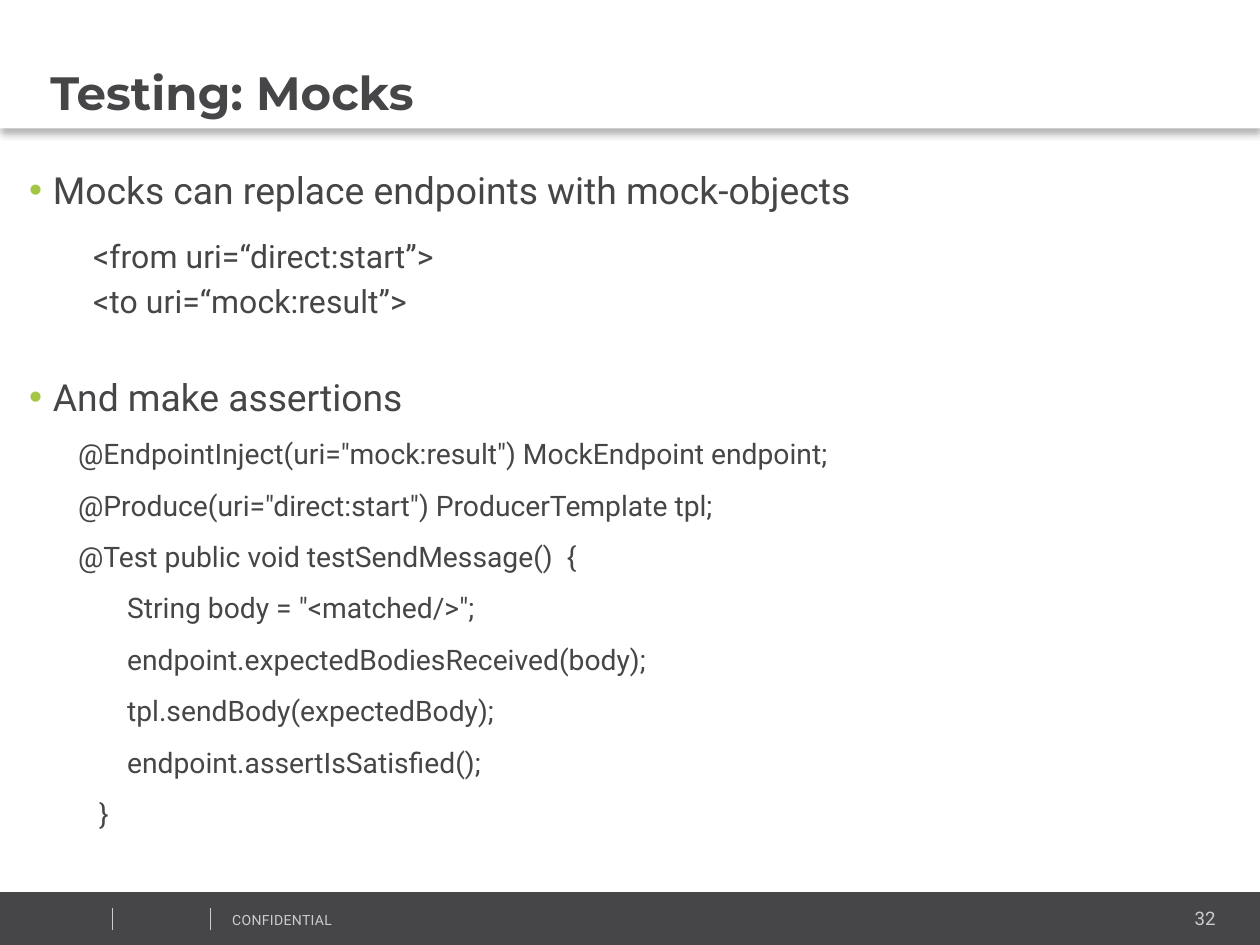
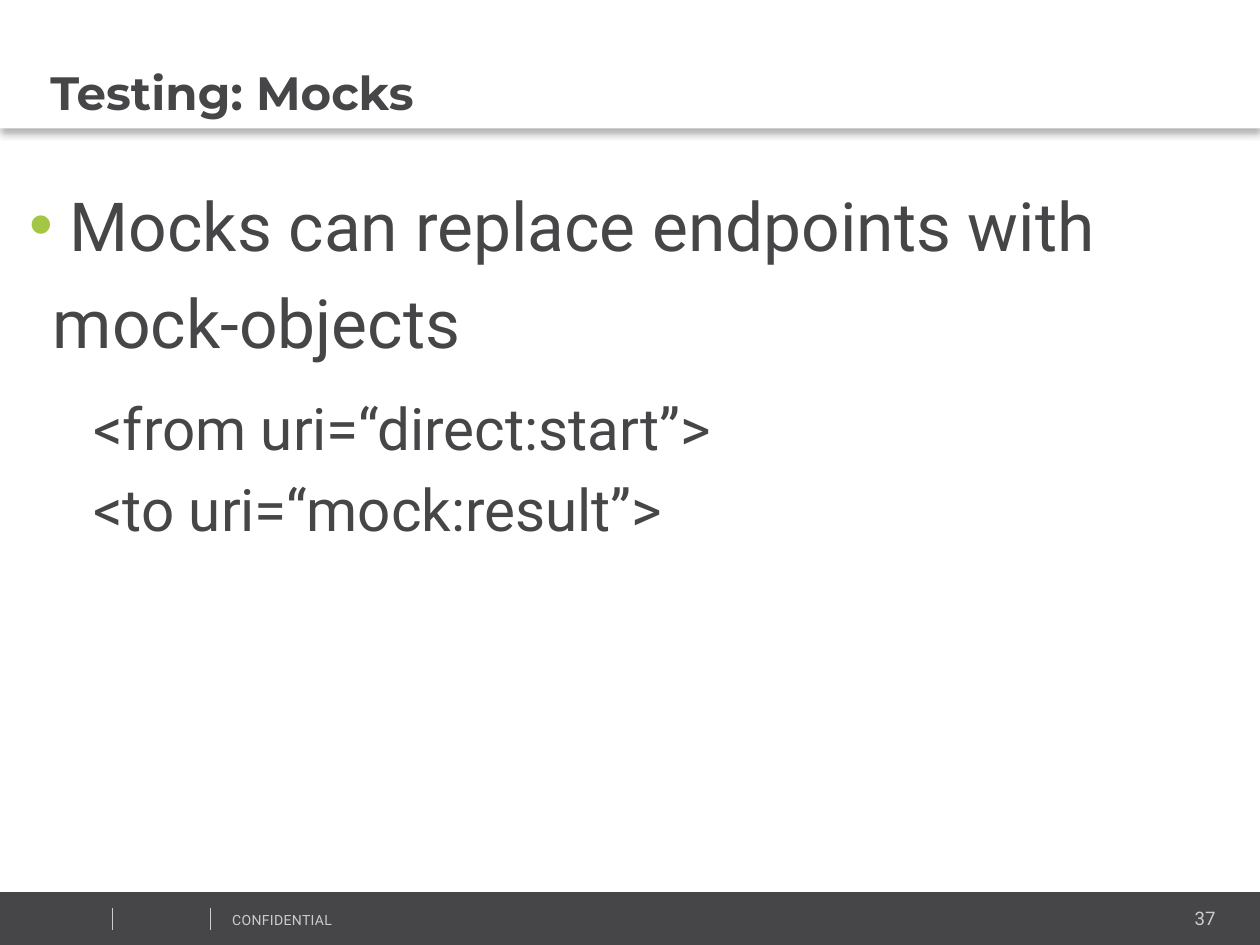
Before and after one commit to vitali-kviatkouski/personal, a slide deck: slide 37 of CamelPresentationITWeek2017.pptx (slide 32 before the commit). Drawn at 1260x945 pixels with LibreOffice and Linux fonts; fonts in the diff are those of the drawing; background and template pictures are left out. Boxes give left, top, right and bottom in pixels: in the first picture for what was removed or moved away, otherwise in the second. Text is boxed around its words. In the diff, an @@ line names an element or a change of style, - is before the commit and + after.

```diff
--- a/CamelPresentationITWeek2017.pptx
+++ b/CamelPresentationITWeek2017.pptx
@@ text "Mocks can replace endpoints with ..." at (53,200,1095,532): size 16 to 29 pt in "Mocks can replace endpoints with mock-objects"; size 13.8 to 25 pt in "<from uri=“direct:start”>", "<to uri=“mock:result”>"; line spacing 1 to 1.2; more space between paragraphs @@
@@ text at (53,383,827,779): paragraphs removed @@
-• And make assertions
-@EndpointInject(uri="mock:result") MockEndpoint endpoint;
-@Produce(uri="direct:start") ProducerTemplate tpl;
-@Test public void testSendMessage() {
-String body = "<matched/>";
-endpoint.expectedBodiesReceived(body);
-tpl.sendBody(expectedBody);
-endpoint.assertIsSatisfied();
-}
@@ page number at (1195,911,1216,925): text changed @@
-32
+37
```
Also in this commit, not shown: 11 other slides changed, 6 slides added, 1 other file.
